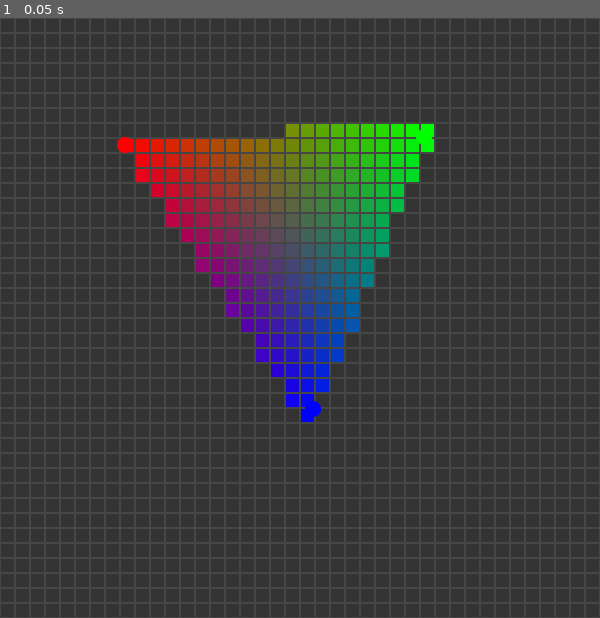
Above: before the commit, frame 1.
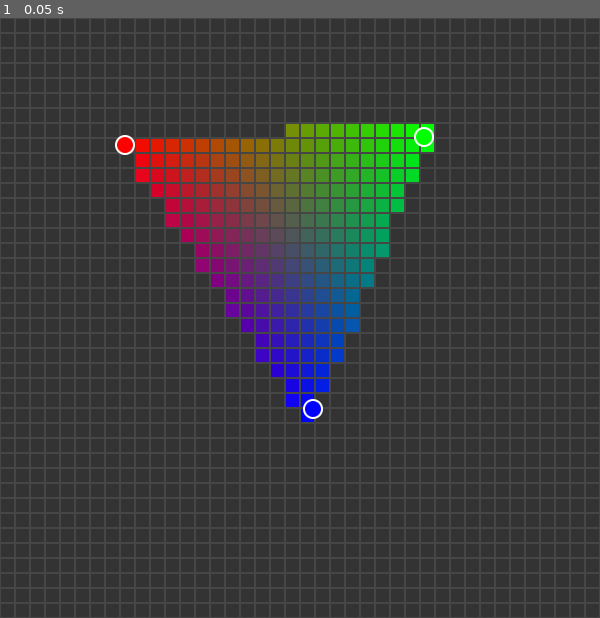
Above: after the commit, the same moment.

Repository: e-thab/raster
Game: Godot game, scene res://Main.tscn
Same seed, same stepped clock (60 frames per second), same inputs: the game is played once before the commit and once after it.
Inputs:
- Up to frame 1 (0.05 s): no input

The runs differ from the first frame. In frame 1, 0.1% of the frame differs, in the area x 19-73%, y 18-67%.

Commit message:
pre grid fix

Diff:
--- a/Handle.tscn
+++ b/Handle.tscn
@@ -9,6 +9,18 @@
 mouse_filter = 1
 script = ExtResource("1_jt5wl")
 metadata/_edit_group_ = true
+
+[node name="Border" type="TextureRect" parent="."]
+layout_mode = 1
+anchors_preset = -1
+offset_left = -10.0
+offset_top = -10.0
+offset_right = 10.0
+offset_bottom = 10.0
+mouse_filter = 0
+mouse_default_cursor_shape = 2
+texture = ExtResource("2_fnn2t")
+expand_mode = 1
 
 [node name="Sprite" type="TextureRect" parent="."]
 self_modulate = Color(1, 0.584314, 0.305882, 1)
@@ -23,4 +35,18 @@
 texture = ExtResource("2_fnn2t")
 expand_mode = 1
 
+[node name="ColorPicker" type="ColorPicker" parent="."]
+visible = false
+top_level = true
+layout_mode = 0
+offset_right = 298.0
+offset_bottom = 408.0
+can_add_swatches = false
+sampler_visible = false
+color_modes_visible = false
+hex_visible = false
+presets_visible = false
+
+[connection signal="gui_input" from="Border" to="." method="_on_sprite_gui_input"]
 [connection signal="gui_input" from="Sprite" to="." method="_on_sprite_gui_input"]
+[connection signal="color_changed" from="ColorPicker" to="." method="_on_color_picker_color_changed"]
--- a/Main.tscn
+++ b/Main.tscn
@@ -78,6 +78,12 @@
 mouse_filter = 2
 texture = ExtResource("4_mspvp")
 
+[connection signal="color_changed" from="HandleA" to="." method="_on_handle_a_color_changed"]
+[connection signal="picker_opened" from="HandleA" to="." method="_on_handle_a_picker_opened"]
 [connection signal="reposition" from="HandleA" to="." method="_on_handle_a_reposition"]
+[connection signal="color_changed" from="HandleB" to="." method="_on_handle_b_color_changed"]
+[connection signal="picker_opened" from="HandleB" to="." method="_on_handle_b_picker_opened"]
 [connection signal="reposition" from="HandleB" to="." method="_on_handle_b_reposition"]
+[connection signal="color_changed" from="HandleC" to="." method="_on_handle_c_color_changed"]
+[connection signal="picker_opened" from="HandleC" to="." method="_on_handle_c_picker_opened"]
 [connection signal="reposition" from="HandleC" to="." method="_on_handle_c_reposition"]
--- a/handle.gd
+++ b/handle.gd
@@ -1,11 +1,14 @@
 extends Control
 
 signal reposition(pos)
+signal color_changed(color)
+signal picker_opened
 signal drag_end
 
 @export var color: Color
 
 var dragging = false
+var selecting_color = false
 var offset = Vector2.ZERO
 
 # Called when the node enters the scene tree for the first time.
@@ -25,13 +28,45 @@
 			position = new_pos
 			reposition.emit(position)
 
+	if selecting_color:
+		var offset = Vector2.ZERO
+		if position.x < 300:
+			offset.x = 5
+		else:
+			offset.x = -298 - 5  # Picker width = 298
+
+		if position.y < 300:
+			offset.y = 5
+		else:
+			offset.y = -408 - 5
+
+		$ColorPicker.position = position + offset
+
+
+func hide_picker():
+	$ColorPicker.hide()
+
 
 func _on_sprite_gui_input(event):
 	if Input.is_action_just_pressed("Click"):
 		offset = position - get_viewport().get_mouse_position()
 		dragging = true
+		$ColorPicker.hide()
 		set("mouse_default_cursor_shape", Control.CURSOR_DRAG)
 	elif Input.is_action_just_released("Click"):
 		dragging = false
 		set("mouse_default_cursor_shape", Control.CURSOR_POINTING_HAND)
 		drag_end.emit()
+	if Input.is_action_just_pressed("RightClick"):
+		if selecting_color:
+			$ColorPicker.hide()
+			selecting_color = false
+		else:
+			$ColorPicker.show()
+			selecting_color = true
+			picker_opened.emit()
+
+
+func _on_color_picker_color_changed(color):
+	$Sprite.self_modulate = color
+	color_changed.emit(color)
--- a/main.gd
+++ b/main.gd
@@ -144,7 +144,8 @@
 				img[x][y].fill(Color(
 					a * col_a.r + b * col_b.r + c * col_c.r,
 					a * col_a.g + b * col_b.g + c * col_c.g,
-					a * col_a.b + b * col_b.b + c * col_c.b
+					a * col_a.b + b * col_b.b + c * col_c.b,
+					a * col_a.a + b * col_b.a + c * col_c.a,
 				))
 
 
@@ -157,7 +158,6 @@
 	var pixel_pos = get_pixel(pos)
 	if pos_a != pixel_pos:
 		pos_a = pixel_pos
-		print("A: (%s, %s)" % [pos_a.x, pos_a.y])
 		draw_triangle()
 
 
@@ -165,7 +165,6 @@
 	var pixel_pos = get_pixel(pos)
 	if pos_b != pixel_pos:
 		pos_b = pixel_pos
-		print("B: (%s, %s)" % [pos_b.x, pos_b.y])
 		draw_triangle()
 
 
@@ -173,5 +172,37 @@
 	var pixel_pos = get_pixel(pos)
 	if pos_c != pixel_pos:
 		pos_c = pixel_pos
-		print("C: (%s, %s)" % [pos_c.x, pos_c.y])
-		draw_triangle()
+		draw_triangle()
+
+
+func _on_handle_a_color_changed(color):
+	if col_a != color:
+		col_a = color
+		draw_triangle()
+
+
+func _on_handle_b_color_changed(color):
+	if col_b != color:
+		col_b = color
+		draw_triangle()
+
+
+func _on_handle_c_color_changed(color):
+	if col_c != color:
+		col_c = color
+		draw_triangle()
+
+
+func _on_handle_a_picker_opened():
+	$HandleB.hide_picker()
+	$HandleC.hide_picker()
+
+
+func _on_handle_b_picker_opened():
+	$HandleA.hide_picker()
+	$HandleC.hide_picker()
+
+
+func _on_handle_c_picker_opened():
+	$HandleA.hide_picker()
+	$HandleB.hide_picker()
--- a/project.godot
+++ b/project.godot
@@ -32,6 +32,11 @@
 "events": [Object(InputEventMouseButton,"resource_local_to_scene":false,"resource_name":"","device":-1,"window_id":0,"a …(256 unchanged characters)…
 ]
 }
+RightClick={
+"deadzone": 0.5,
+"events": [Object(InputEventMouseButton,"resource_local_to_scene":false,"resource_name":"","device":-1,"window_id":0,"alt_pressed":false,"shift_pressed":false,"ctrl_pressed":false,"meta_pressed":false,"button_mask":0,"position":Vector2(0, 0),"global_position":Vector2(0, 0),"factor":1.0,"button_index":2,"canceled":false,"pressed":false,"double_click":false,"script":null)
+]
+}
 
 [rendering]
 
Binary file added: assets/grid_15.png
Not shown, added: assets/grid_15.png.import
